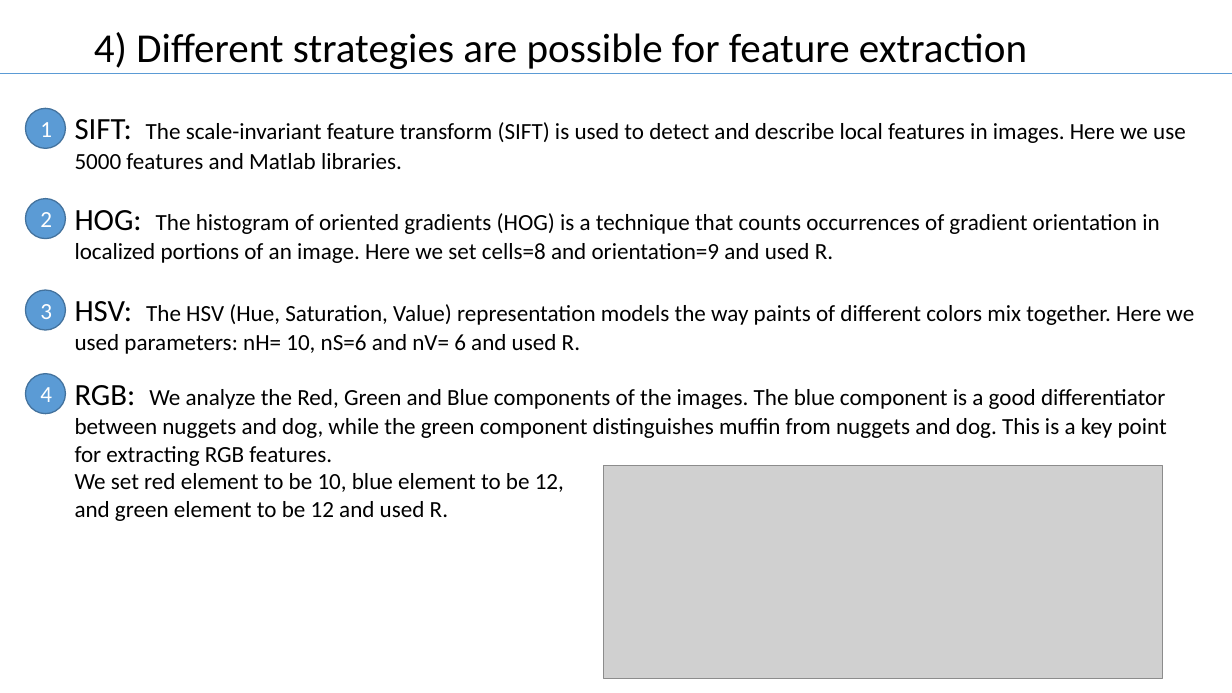
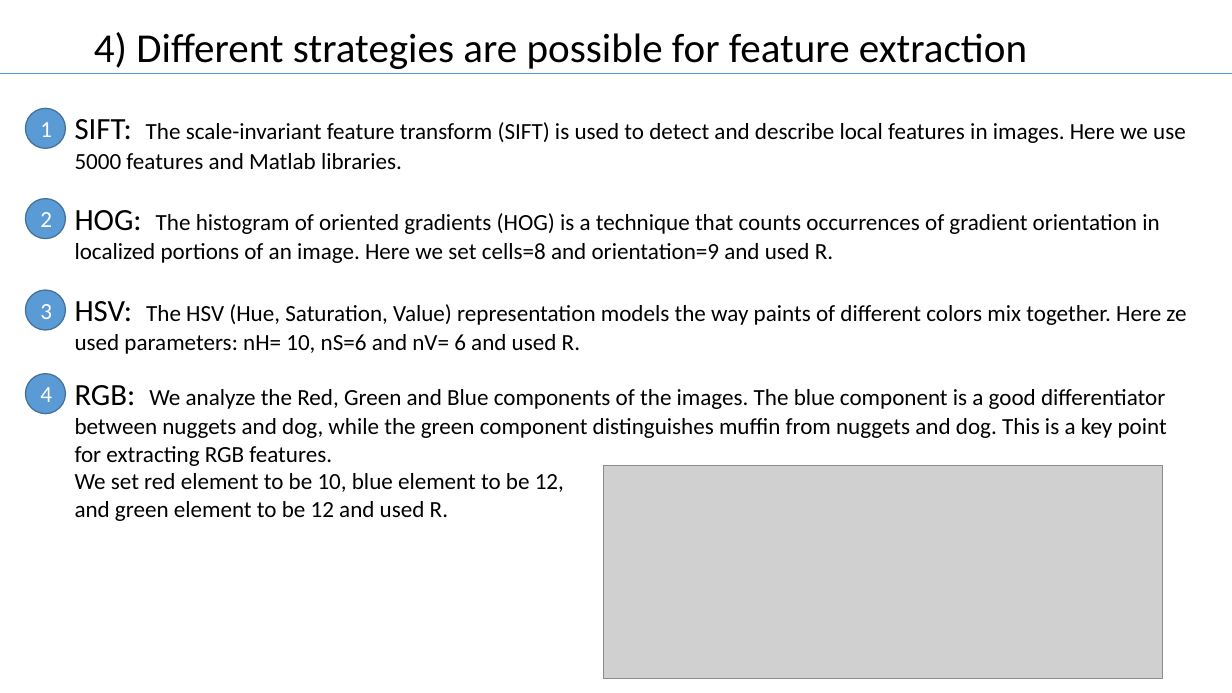
Before and after one commit to TZstatsADS/Fall2017-project3-grp7, a slide deck: slide 5 of doc/team7_presentation.pptx. Drawn at 1232x693 pixels with LibreOffice and Linux fonts; fonts in the diff are those of the drawing; grey boxes stand for pictures. Boxes give left, top, right and bottom in pixels: in the first picture for what was removed or moved away, otherwise in the second. Text is boxed around its words. In the diff, an @@ line names an element or a change of style, - is before the commit and + after.

```diff
--- a/doc/team7_presentation.pptx
+++ b/doc/team7_presentation.pptx
@@ text at <box>75,301,1186,354</box>: text changed @@
-HSV: The HSV (Hue, Saturation, Value) representation models the way paints of different colors mix together. Here we used parameters: nH= 10, nS=6 and nV= 6 and used R.
+HSV: The HSV (Hue, Saturation, Value) representation models the way paints of different colors mix together. Here ze used parameters: nH= 10, nS=6 and nV= 6 and used R.
```
Also in this commit, not shown: 2 other slides changed.
